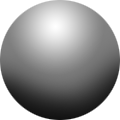
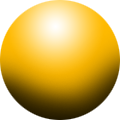
Layer changes from the first 120 × 120 image to the second:
added layer "Layer 4" above "Layer 1" over [0, 0, 120, 120]
